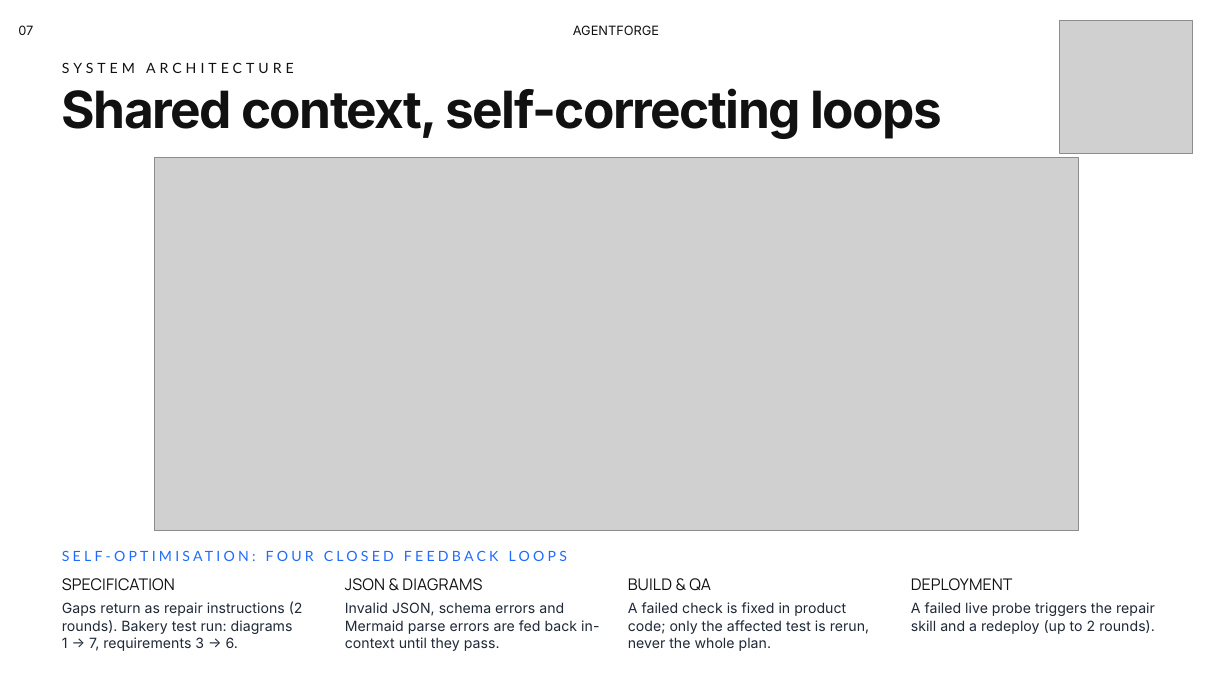
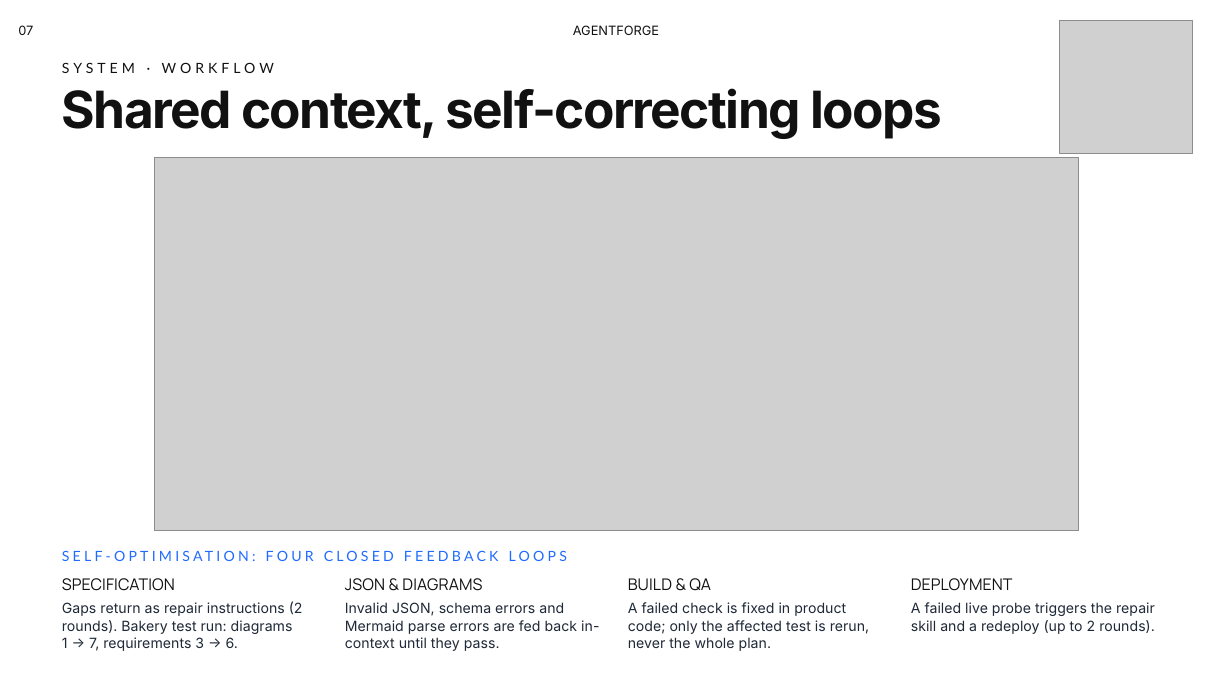
Before and after one commit to Ravindu200232/agentforge-studio, a slide deck: slide 7 of docs/presentation/AgentForge-PP2.pptx. Drawn at 1232x693 pixels with LibreOffice and Linux fonts; fonts in the diff are those of the drawing; grey boxes stand for pictures; background and template pictures are left out. Boxes give left, top, right and bottom in pixels: in the first picture for what was removed or moved away, otherwise in the second. Text is boxed around its words. In the diff, an @@ line names an element or a change of style, - is before the commit and + after.

```diff
--- a/docs/presentation/AgentForge-PP2.pptx
+++ b/docs/presentation/AgentForge-PP2.pptx
@@ text at (62,62,274,73): text changed @@
-SYSTEM ARCHITECTURE
+SYSTEM · WORKFLOW
```
Also in this commit, not shown: 17 other slides changed.
